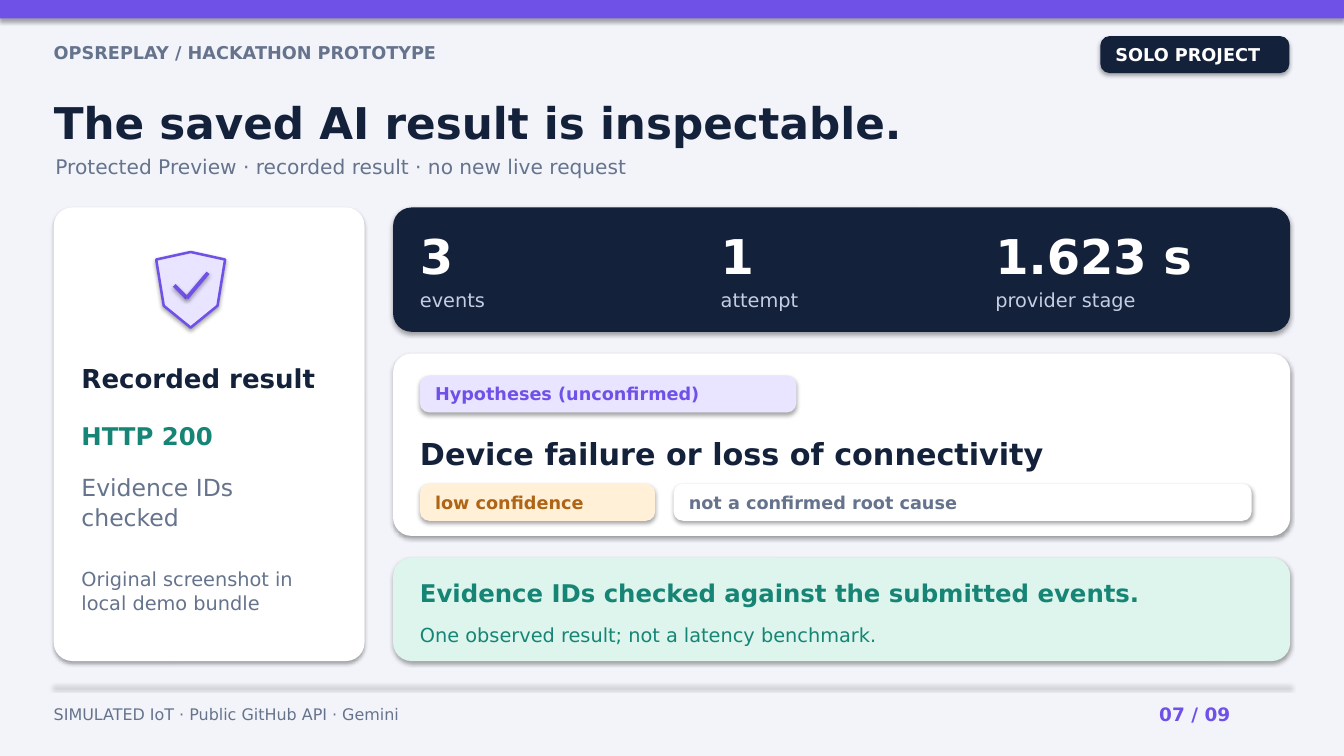
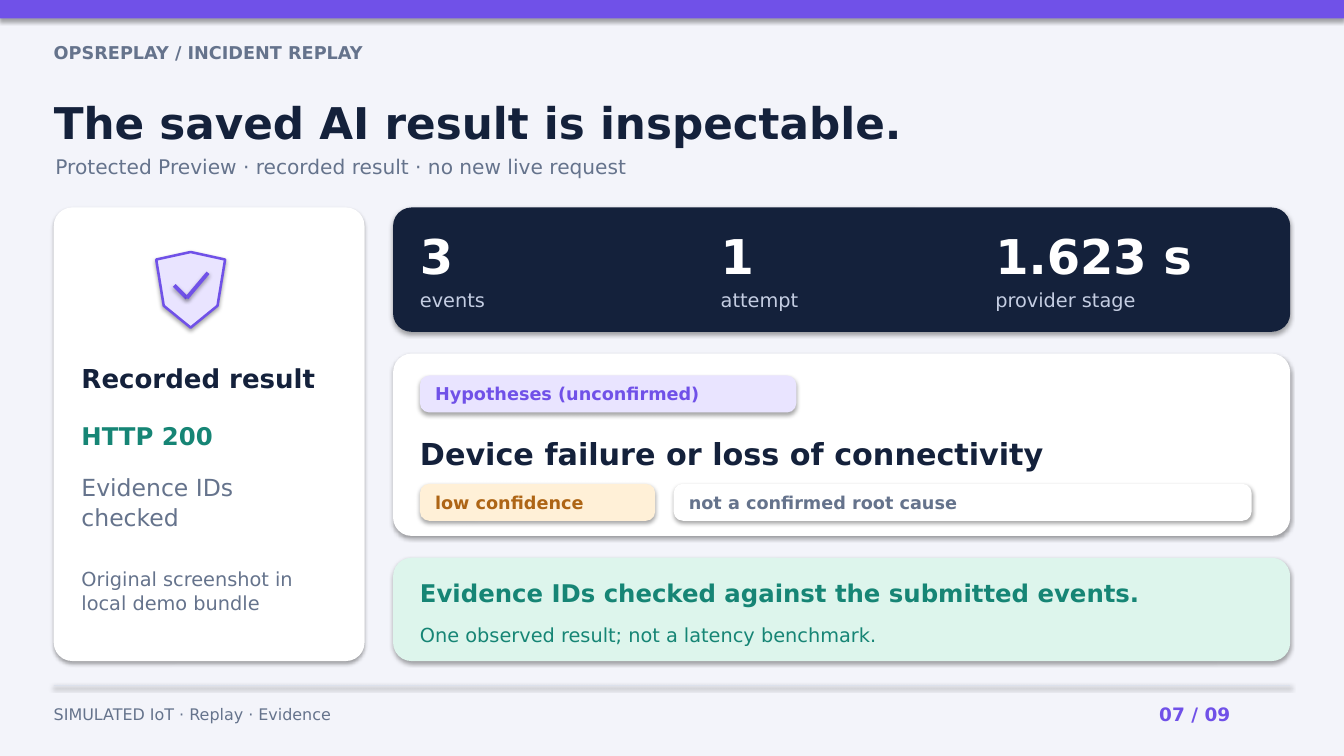
Before and after one commit to lutfim22/opsreplay, a slide deck: slide 7 of docs/HACKATHON_DEMO.pptx. Drawn at 1344x756 pixels with LibreOffice and Linux fonts; fonts in the diff are those of the drawing. Boxes give left, top, right and bottom in pixels: in the first picture for what was removed or moved away, otherwise in the second. Text is boxed around its words. In the diff, an @@ line names an element or a change of style, - is before the commit and + after.

```diff
--- a/docs/HACKATHON_DEMO.pptx
+++ b/docs/HACKATHON_DEMO.pptx
@@ text at (54,46,363,59): text changed @@
-OPSREPLAY / HACKATHON PROTOTYPE
+OPSREPLAY / INCIDENT REPLAY
@@ rounded rectangle removed at (1101,36,1291,74) @@
@@ text removed at (1115,48,1260,65) @@
-SOLO PROJECT
@@ text at (54,708,330,724): text changed @@
-SIMULATED IoT · Public GitHub API · Gemini
+SIMULATED IoT · Replay · Evidence
```
Also in this commit, not shown: 6 other slides changed, 2 slides added, 2 slides removed, 6 other files.
